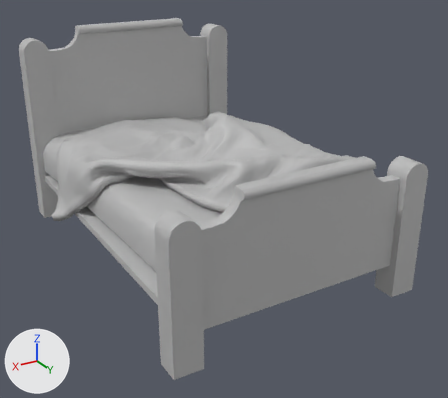
The FBX model BabaYagaAssets/Models/IntProps/Cot.fbx, before and after one commit.
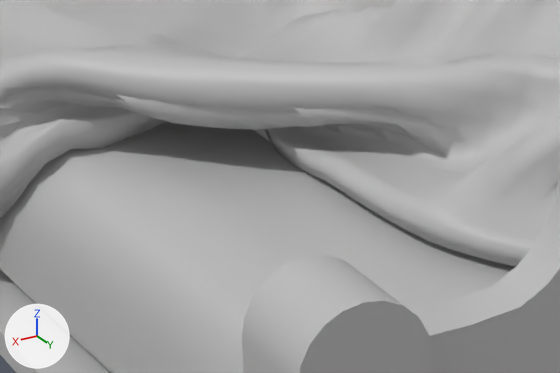
Each version appears first whole from a camera (50 mm lens) standing at (0.136, 0.245, 0.146) and looking at (-0.003, 0.013, 0.03), and next in a close-up on the part from 21% to 52% of the width and 37% to 60% of the height. Lighting does not change. The marker at lower left points along +X, +Y and +Z. Where no turn or scale is listed for an object, it has been applied to the vertices.

The first close-up shows 'Cot'.
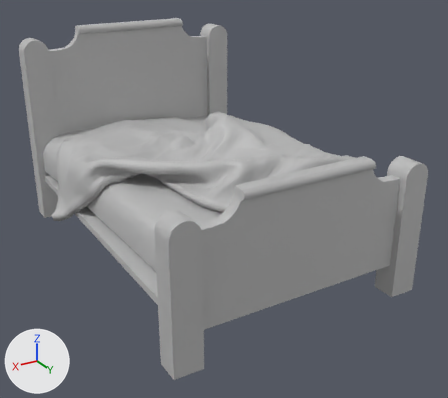
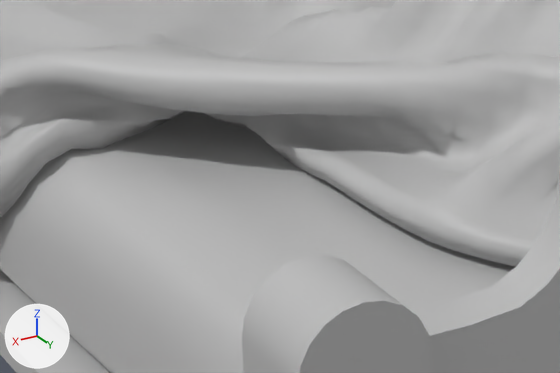
The change, as a list of edits to the scene's bpy script:
```text
Change me_mesh:
    used by ob_cot; location = (0.0037, -0.0009, 0.0504)
    remove me_mesh.from_pydata(...)  # 4596 vertices, 4588 faces; spans x -0.062..0.062, y -0.085..0.085, z -0.05..0.05
    add me_mesh.from_pydata(...)  # 4636 vertices, 4654 faces; spans x -0.062..0.062, y -0.085..0.085, z -0.05..0.05
    me_mesh part 1
    37 vertices in x 0.014..0.048, y -0.003..0.03, z -0.003..0.002 move by (-0.003, -0.001, 0.002)
    9 vertices in x 0.015..0.038, y 0.0..0.032, z -0.002..0.001 move by (-0.003, -0.001, 0.001)
    7 vertices in x -0.046..0.009, y -0.08..0.078, z -0.028..-0.006 move by (0.001, 0.0, 0.0)
    5 vertices in x -0.019..0.036, y -0.08..-0.026, z -0.027..0.004 move by (-0.001, 0.0, 0.0)
    5 vertices in x -0.041..-0.031, y -0.024..-0.016, z -0.002..0.0 move by (0.003, 0.004, 0.0)
    3 vertices in x 0.024..0.029, y 0.003..0.013, z -0.004..-0.002 move by (0.001, 0.001, -0.001)
    31 vertices move from x -0.043..0.051, y -0.08..0.078, z -0.028..0.006 to x -0.04..0.051, y -0.08..0.078, z -0.028..0.006
    30 vertices are added at x -0.045..0.035, y -0.08..0.078, z -0.025..-0.009
    5 new vertices lie (0.0, 0.0, 0.007) away from vertices in x -0.045..0.033, y 0.078, z -0.022
    5 new vertices lie (0.0, 0.0, 0.005) away from vertices in x -0.045..0.033, y 0.078, z -0.015
    66 new faces join them
```

Location of each change, (x1, y1, x2, y2) in pixels of the close-ups (560 x 373 px):
part 1 of me_mesh, built on
    before: (0, 87, 519, 312)
    after: (115, 92, 519, 312)
